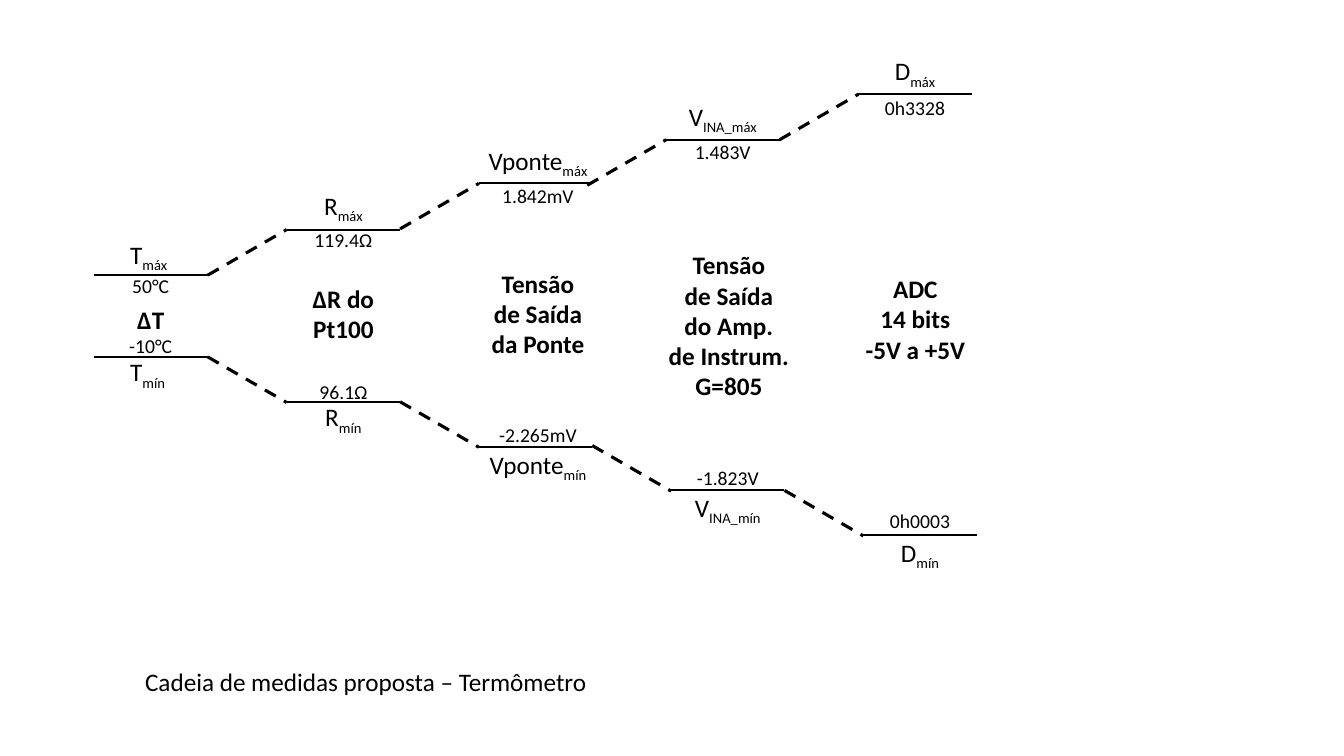
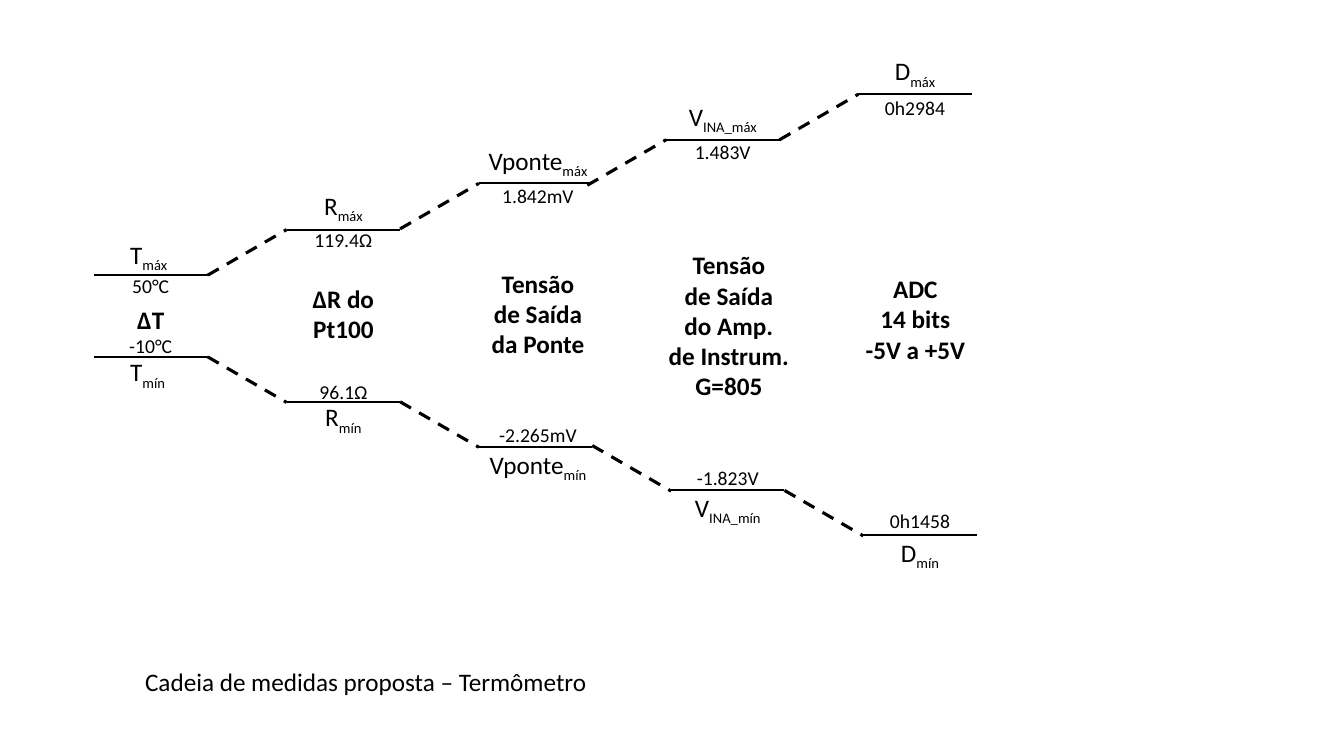
Before and after one commit to Rogiel/ufrgs-instrumentacao-projeto, a slide deck: slide 1 of Resources/Images/Figuras.pptx. Drawn at 1344x756 pixels with LibreOffice and Linux fonts; fonts in the diff are those of the drawing. Boxes give left, top, right and bottom in pixels: in the first picture for what was removed or moved away, otherwise in the second. Text is boxed around its words. In the diff, an @@ line names an element or a change of style, - is before the commit and + after.

```diff
--- a/Resources/Images/Figuras.pptx
+++ b/Resources/Images/Figuras.pptx
@@ text at (x1=885, y1=101, x2=945, y2=115): text changed @@
-0h3328
+0h2984
@@ text at (x1=890, y1=514, x2=950, y2=528): text changed @@
-0h0003
+0h1458
```
Also in this commit, not shown: 4 other files.
